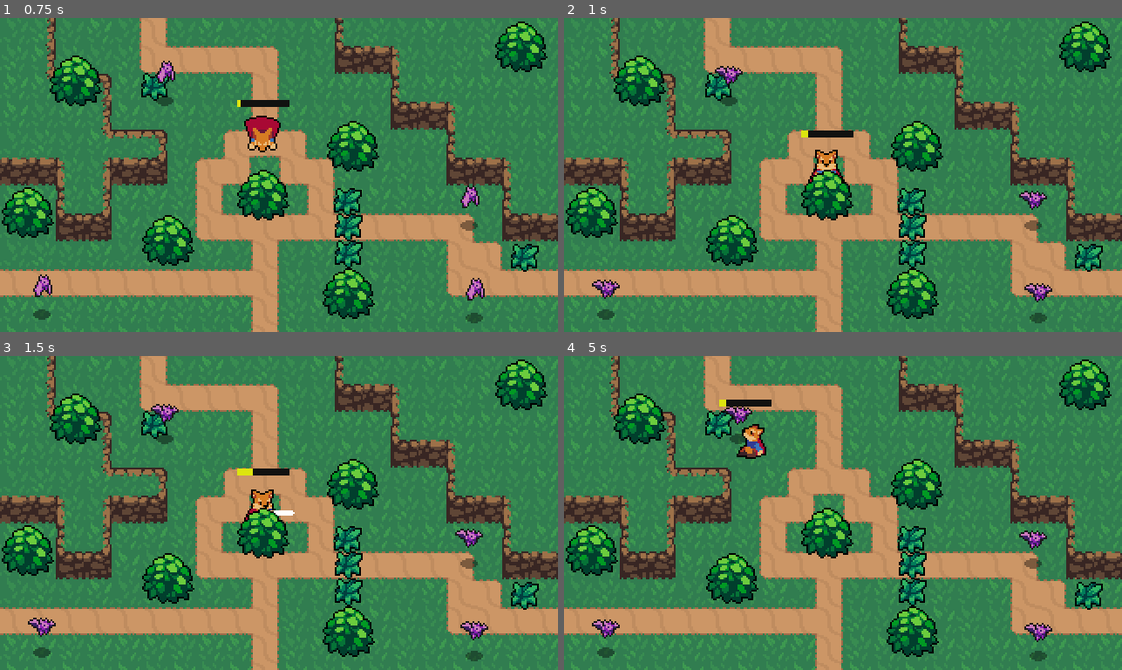
Above: before the commit, frames 1-4 (two rows, left to right).
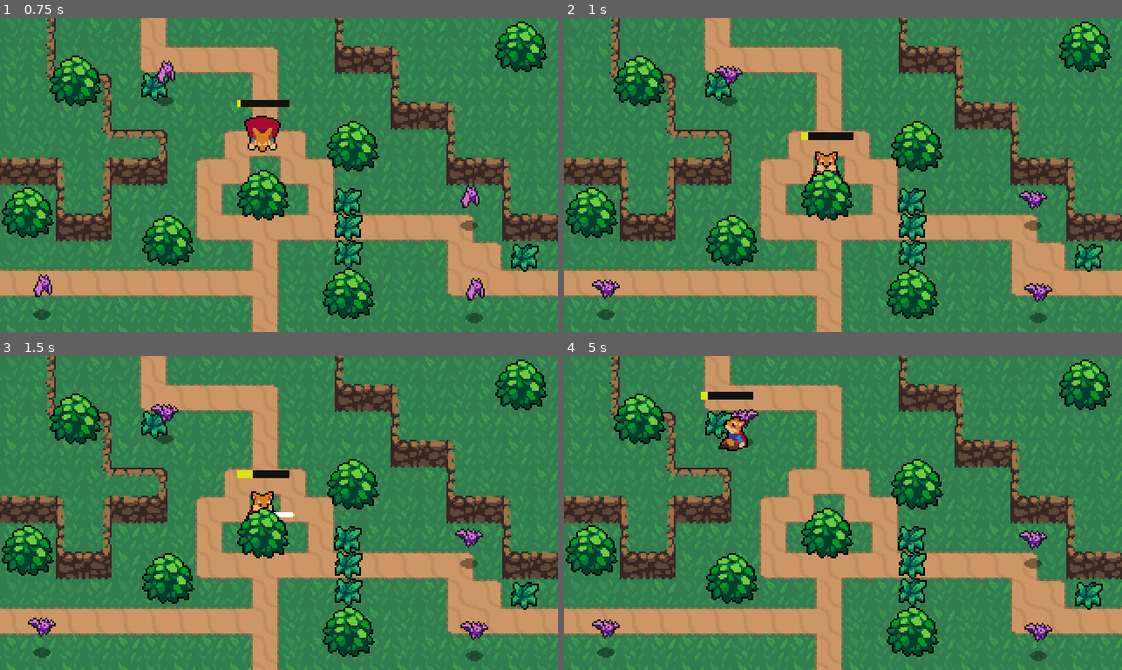
Above: after the commit, the same moments.

Repository: j-rodriguez99/Godot_ActionRPG
Game: Godot game, scene res://World.tscn
Two runs of this game, one before a commit and one after it. Both use one fixed random seed, a clock stepped at 60 frames per second and the inputs below.
Inputs:
- Up to frame 1 (0.75 s): tap Enter (ui_accept) at 0.5 s; hold D (Right) from 0.53 s (still down); hold F (Attack) from 0.53 s (still down)
- Up to frame 2 (1 s): keep holding D (Right); keep holding F (Attack); tap Enter (ui_accept) at 0.77 s
- Up to frame 3 (1.5 s): release D (Right) at 1.28 s; release F (Attack) at 1.28 s; hold S (Down) from 1.28 s (still down); tap F (Attack) at 1.35 s
- Up to frame 4 (5 s): tap Enter (ui_accept) at 1.52, 3.02, 3.77, 4.52 s; release S (Down) at 2.03 s; hold D (Right) 2.03-2.78 s; hold F (Attack) 2.03-2.78 s; hold W (Up) 2.78-3.53 s; tap F (Attack) at 2.85, 4.35 s; hold F (Attack) 3.53-4.28 s; hold A (Left) from 3.53 s (still down)

Frame 1 is identical in both runs. In frame 2, 0.3% of the frame differs, in the area x 42-52%, y 35-52%; in frame 3, 0.3%; in frame 4, 1.4%, in the area x 24-38%, y 11-33%.

Commit message:
hurtbox structure rework, player hurtbox added, bat hitbox added

Diff:
--- a/Bat.gd
+++ b/Bat.gd
@@ -5,6 +5,7 @@
 const Bat_death_effect = preload("res://Effects/BatDeathEffect.tscn")
 
 onready var animated_sprite = $AnimatedSprite
+onready var hurtbox = $Hurtbox
 
 var player
 var player_direction
@@ -63,3 +64,6 @@
 func player_lost(_body):
 	player = null
 	state = IDLE
+
+func damage_taken(_area):
+	hurtbox.show_hit()
--- a/Enemies/Bat.tscn
+++ b/Enemies/Bat.tscn
@@ -6,6 +6,7 @@
 [ext_resource path="res://Hurtboxes and Hitboxes/Hurtbox.tscn" type="PackedScene" id=4]
 [ext_resource path="res://Stats.tscn" type="PackedScene" id=5]
 [ext_resource path="res://DetectPlayerZone.tscn" type="PackedScene" id=6]
+[ext_resource path="res://Hurtboxes and Hitboxes/Hitbox.tscn" type="PackedScene" id=7]
 
 [sub_resource type="AtlasTexture" id=1]
 atlas = ExtResource( 2 )
@@ -45,7 +46,11 @@
 [sub_resource type="CircleShape2D" id=9]
 radius = 43.885
 
+[sub_resource type="CircleShape2D" id=10]
+radius = 4.62268
+
 [node name="Bat" type="KinematicBody2D"]
+collision_layer = 0
 script = ExtResource( 1 )
 
 [node name="AnimatedSprite" type="AnimatedSprite" parent="."]
@@ -72,13 +77,22 @@
 max_health = 2
 
 [node name="DetectPlayerZone" parent="." instance=ExtResource( 6 )]
+visible = false
 
 [node name="CollisionShape2D" parent="DetectPlayerZone" index="0"]
 position = Vector2( 0, -8 )
 shape = SubResource( 9 )
+
+[node name="Hitbox" parent="." instance=ExtResource( 7 )]
+collision_mask = 4
+
+[node name="CollisionShape2D" parent="Hitbox" index="0"]
+position = Vector2( 0.5, -15.851 )
+shape = SubResource( 10 )
 
 [connection signal="area_entered" from="Hurtbox" to="." method="_on_Hurtbox_area_entered"]
 [connection signal="death" from="Stats" to="." method="_on_Stats_death"]
 
 [editable path="Hurtbox"]
 [editable path="DetectPlayerZone"]
+[editable path="Hitbox"]
--- a/Hurtboxes and Hitboxes/Hurtbox.gd
+++ b/Hurtboxes and Hitboxes/Hurtbox.gd
@@ -2,10 +2,10 @@
 
 const Hit_effect = preload("res://Effects/HitEffect.tscn")
 
-export(bool) var show_hit = true
+func _ready():
+	assert(connect("area_entered", get_parent(), "damage_taken")==0)
 
-func _on_Hurtbox_area_entered(_area):
-	if show_hit:
+func show_hit():
 		var hit_effect_node = Hit_effect.instance()
 		get_tree().current_scene.add_child(hit_effect_node)
 		hit_effect_node.global_position = global_position
--- a/Hurtboxes and Hitboxes/Hurtbox.tscn
+++ b/Hurtboxes and Hitboxes/Hurtbox.tscn
@@ -8,5 +8,3 @@
 script = ExtResource( 1 )
 
 [node name="CollisionShape2D" type="CollisionShape2D" parent="."]
-
-[connection signal="area_entered" from="." to="." method="_on_Hurtbox_area_entered"]
--- a/Player.gd
+++ b/Player.gd
@@ -13,6 +13,7 @@
 onready var animation_player : AnimationPlayer = $AnimationPlayer
 onready var animation_state : Object = animation_tree.get("parameters/playback")
 onready var sword_hitbox : Area2D = $Position2DHitboxPivot/SwordHitbox
+onready var hurtbox = $PlayerHurtbox
 onready var roll_timer : Timer = $RollTimer
 
 enum {
@@ -23,7 +24,6 @@
 
 var roll_energy : bool = true
 var state : int = Move
-
 
 func _ready() -> void:
 	animation_tree.active = true
@@ -92,3 +92,7 @@
 
 func _on_RollTimer_timeout():
 	roll_energy = true
+
+
+func damage_taken(_area):
+	hurtbox.show_hit()
--- a/Player/Player.tscn
+++ b/Player/Player.tscn
@@ -1,13 +1,14 @@
-[gd_scene load_steps=53 format=2]
+[gd_scene load_steps=55 format=2]
 
 [ext_resource path="res://Player/Player.png" type="Texture" id=1]
 [ext_resource path="res://Player.gd" type="Script" id=2]
 [ext_resource path="res://Hurtboxes and Hitboxes/Hitbox.tscn" type="PackedScene" id=3]
 [ext_resource path="res://Player/swordHitbox.gd" type="Script" id=4]
+[ext_resource path="res://Hurtboxes and Hitboxes/Hurtbox.tscn" type="PackedScene" id=5]
 
 [sub_resource type="CapsuleShape2D" id=1]
-radius = 5.0
-height = 2.0
+radius = 3.69657
+height = 3.3196
 
 [sub_resource type="Animation" id=2]
 resource_name = "AttackDown"
@@ -611,6 +612,10 @@
 
 [sub_resource type="StyleBoxFlat" id=48]
 bg_color = Color( 0.0666667, 0.0666667, 0.0627451, 1 )
+
+[sub_resource type="CapsuleShape2D" id=49]
+radius = 5.3225
+height = 4.08987
 
 [node name="Player" type="KinematicBody2D"]
 collision_layer = 2
@@ -658,6 +663,7 @@
 rotation = 1.5708
 
 [node name="SwordHitbox" parent="Position2DHitboxPivot" instance=ExtResource( 3 )]
+visible = false
 position = Vector2( 15, 0 )
 collision_mask = 8
 script = ExtResource( 4 )
@@ -674,6 +680,7 @@
 }
 
 [node name="ProgressBar" type="ProgressBar" parent="."]
+visible = false
 margin_left = -15.0
 margin_top = -30.0
 margin_right = 15.0
@@ -688,6 +695,14 @@
 "_edit_use_anchors_": false
 }
 
+[node name="PlayerHurtbox" parent="." instance=ExtResource( 5 )]
+collision_layer = 4
+
+[node name="CollisionShape2D" parent="PlayerHurtbox" index="0"]
+position = Vector2( 0, -4.505 )
+shape = SubResource( 49 )
+
 [connection signal="timeout" from="RollTimer" to="." method="_on_RollTimer_timeout"]
 
 [editable path="Position2DHitboxPivot/SwordHitbox"]
+[editable path="PlayerHurtbox"]
--- /dev/null
+++ b/PlayerStats.tscn
@@ -0,0 +1,6 @@
+[gd_scene load_steps=2 format=2]
+
+[ext_resource path="res://Stats.tscn" type="PackedScene" id=1]
+
+[node name="PlayerStats" instance=ExtResource( 1 )]
+max_health = 4
--- a/World/Grass.gd
+++ b/World/Grass.gd
@@ -8,6 +8,6 @@
 	grassEffectNode.global_position = global_position
 
 
-func _on_Hurtbox_area_entered(_area : Area2D) -> void:
+func damage_taken(_area : Area2D) -> void:
 	create_grass_effect()
 	queue_free()
--- a/World/Grass.tscn
+++ b/World/Grass.tscn
@@ -17,12 +17,9 @@
 
 [node name="Hurtbox" parent="." instance=ExtResource( 3 )]
 collision_layer = 8
-show_hit = false
 
 [node name="CollisionShape2D" parent="Hurtbox" index="0"]
 position = Vector2( 8, 8 )
 shape = SubResource( 1 )
 
-[connection signal="area_entered" from="Hurtbox" to="." method="_on_Hurtbox_area_entered"]
-
 [editable path="Hurtbox"]
--- a/project.godot
+++ b/project.godot
@@ -13,6 +13,10 @@
 config/name="Action RPG"
 run/main_scene="res://World.tscn"
 config/icon="res://icon.png"
+
+[autoload]
+
+PlayerStats="*res://PlayerStats.tscn"
 
 [display]
 
Not shown: 1 places in Enemies/Bat.tscn that only renumber resources
